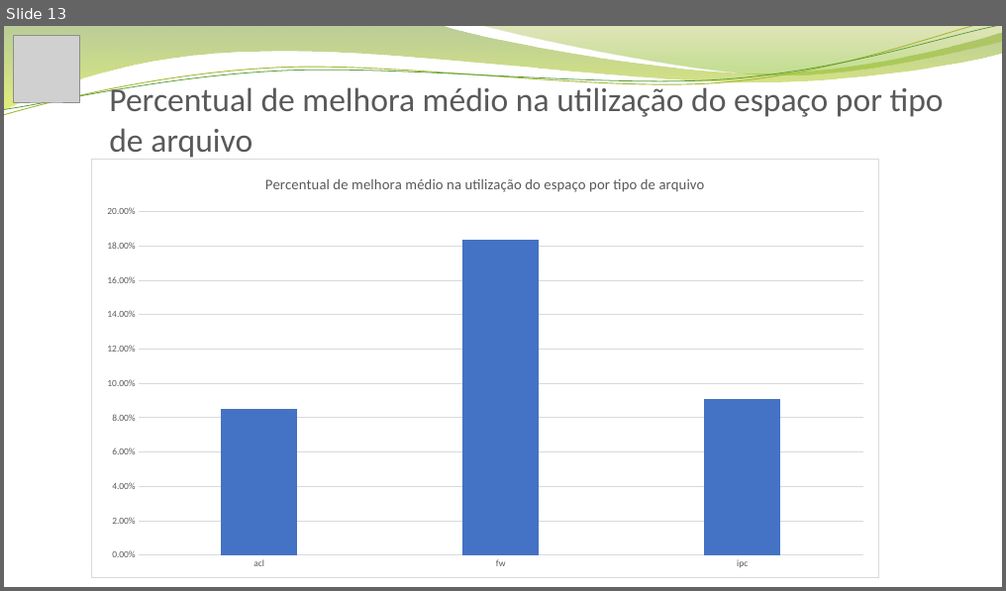
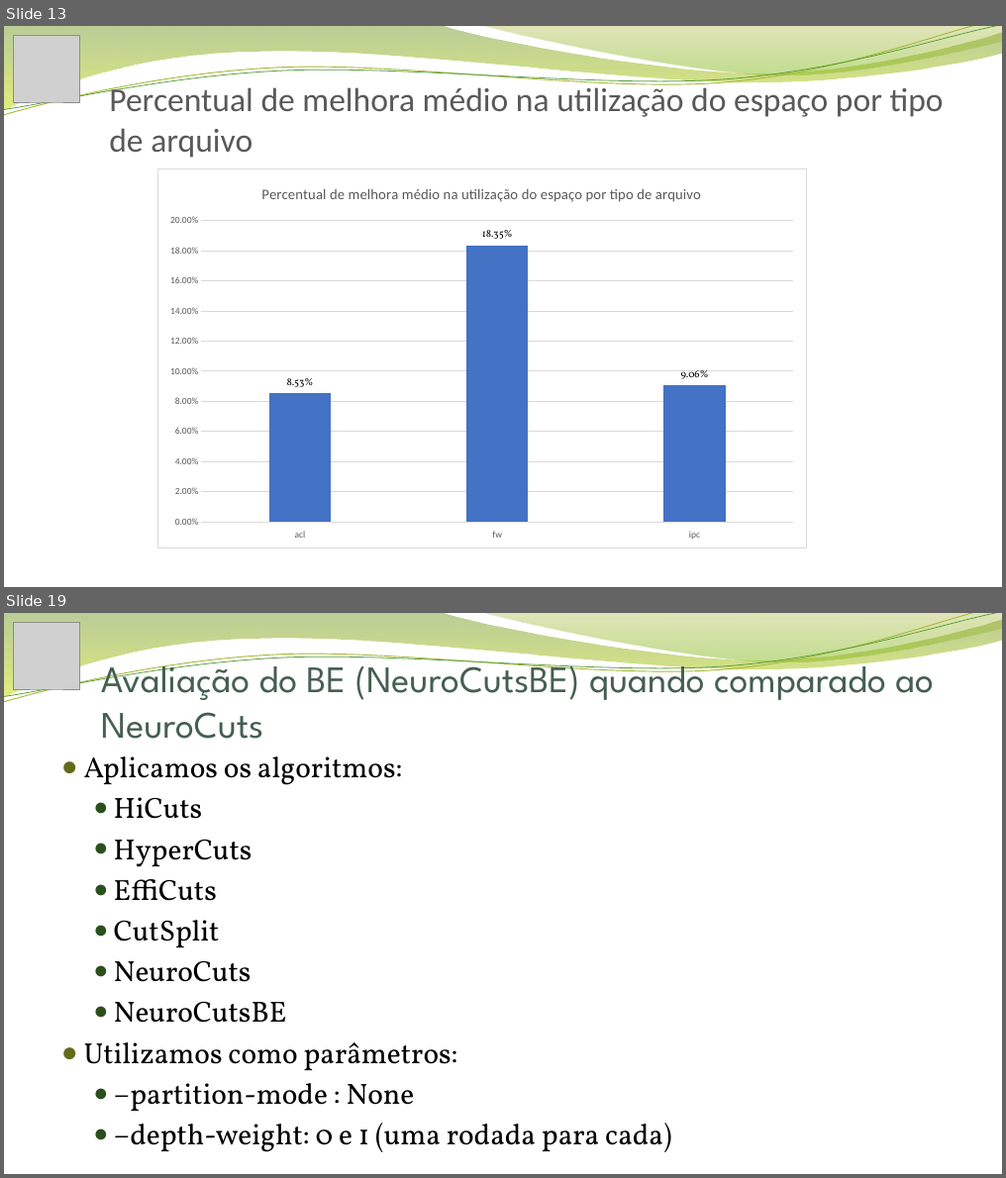
Before and after one commit to jonathanalvesoliveira/neurocutseb, a slide deck: Apresentação Final.pptx. Shown one above the other, each under a label of ours: slide 13 before the commit, slides 13 and 19 after it; the slides between them are not shown. The pictures are 1006x591 and 1006x1178 pixels, drawn with LibreOffice and Linux fonts; fonts in the diff are those of the drawing; grey boxes stand for pictures; background and template pictures are left out. Boxes give left, top, right and bottom in pixels: in the first picture for what was removed or moved away, otherwise in the second. Text is boxed around its words. In the diff, an @@ line names an element or a change of style, - is before the commit and + after.

```diff
--- a/Apresentação Final.pptx
+++ b/Apresentação Final.pptx
@@ slide 19 added at bbox=[4, 613, 1002, 1174], background picture (left out); not listed: 4 template elements that a slide beside it also shows @@
@@ picture added at bbox=[14, 622, 79, 688] @@
@@ title added at bbox=[101, 655, 934, 739], 36 pt, text #455F51 @@
+Avaliação do BE (NeuroCutsBE) quando comparado ao NeuroCuts
@@ text added at bbox=[84, 757, 671, 1153], 28 pt, text #000000 @@
+● Aplicamos os algoritmos:
+  ● HiCuts
+  ● HyperCuts
+  ● EffiCuts
+  ● CutSplit
+  ● NeuroCuts
+  ● NeuroCutsBE
+● Utilizamos como parâmetros:
+  ● –partition-mode : None
+  ● –depth-weight: 0 e 1 (uma rodada para cada)
@@ slide 13 changed as well @@
@@ column chart at bbox=[156, 169, 807, 549] @@
@@ Series 1, acl: 0.085 to 0.0853 @@
@@ Series 1, fw: 0.184 to 0.1835 @@
@@ Series 1, ipc: 0.091 to 0.0906 @@
@@ data labels of Series 1 added @@
@@ category axis changed @@
@@ value axis changed @@
@@ background changed @@
@@ border changed @@
@@ lettering changed @@
@@ column chart: place and size @@
-column chart at bbox=[91, 159, 880, 578]
+column chart at bbox=[156, 169, 807, 549]
```
Also in this commit, not shown: 11 other slides changed, 18 other slides added, 3 slides removed, 6 other files.
